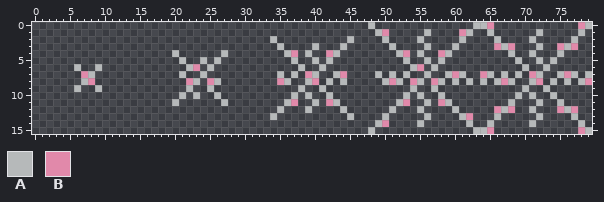
File history of a sprite sheet, img/entities/enemy_death_animation.png. This is how it looked before the edit.
The file is 80x16 pixels.
Palette (. is transparent): A #b6b9ba  B #e189aa
Pixels before, first column x 6:
 0 ..........................................A..............AAB............BA
 1 ...........................................AB.....A....BA..A......A.....A.
 2 ............................A..........A....A....A.....A....A....A.....A..
 3 .............................A....A...A......A....A...A.....BAB...A..BAB..
 4 ..............A......A........AB.A..BA........AB.A..BA........A..A...A....
 5 ...............A..A.A..........A..A.A..........A..A.A..........A..A.A.....
 6 A..A............AB.A............A..A............AB.A............A..A......
 7 .BA............A..A..........A.A.BA..AB....A.A.A..A..ABA..BA.A.A.BA..ABA.A
 8 .AB.............BA.BA........BA..AB.A.A.....ABA.BA.BA.A.A.A.ABA..AB.A.A.AB
 9 A..A............A..A............A..A............A..A............A..A......
10 ...............A.A..A..........A.A..A..........A.A..A..........A.A..A.....
11 ..............A......A........AB..A.BA........AB..A.BA........A...A..A....
12 .............................A...A....A......A...A....A.....BAB..A...BAB..
13 ............................A..........A....A.....A....AB...A.....A....A..
14 ...........................................AB....A......A..A.....A......A.
15 ..........................................A..............AAB............BA
New version:
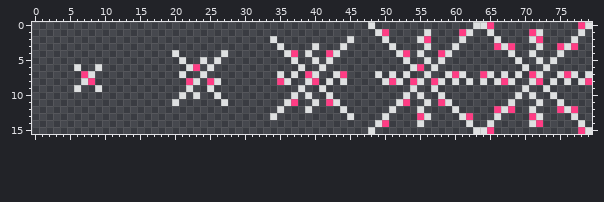
Changes in this commit:
colour A: #b6b9ba -> #dee0e1
colour B: #e189aa -> #ff3c84
y 1: x 71 . -> B
y 2: x 56 . -> B; x 72 . -> B
y 13: x 55 . -> B; x 71 . -> B
y 14: x 72 . -> B
Where, in picture pixels (left, top, right, bottom), the same in both pictures:
changed: (270, 22, 592, 134)
changed: (172, 50, 228, 106)
changed: (74, 64, 102, 92)
